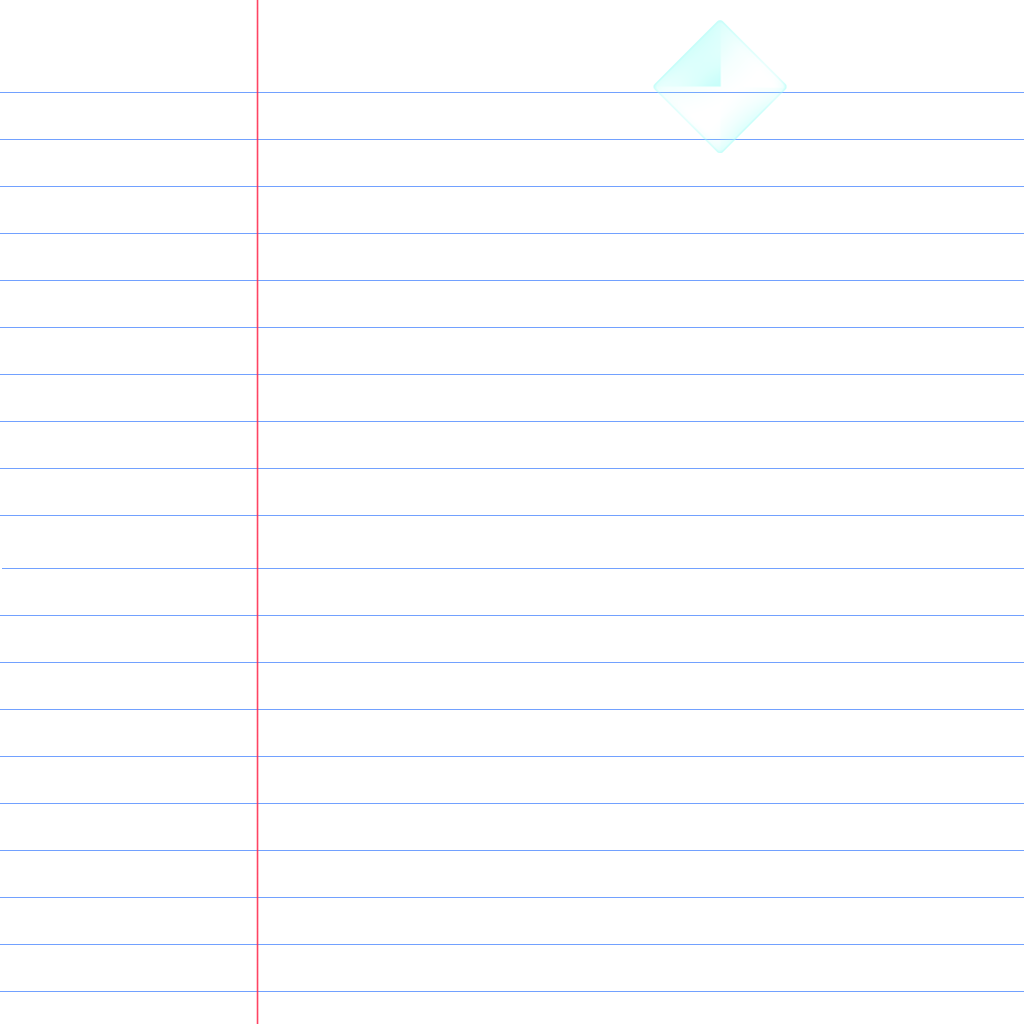
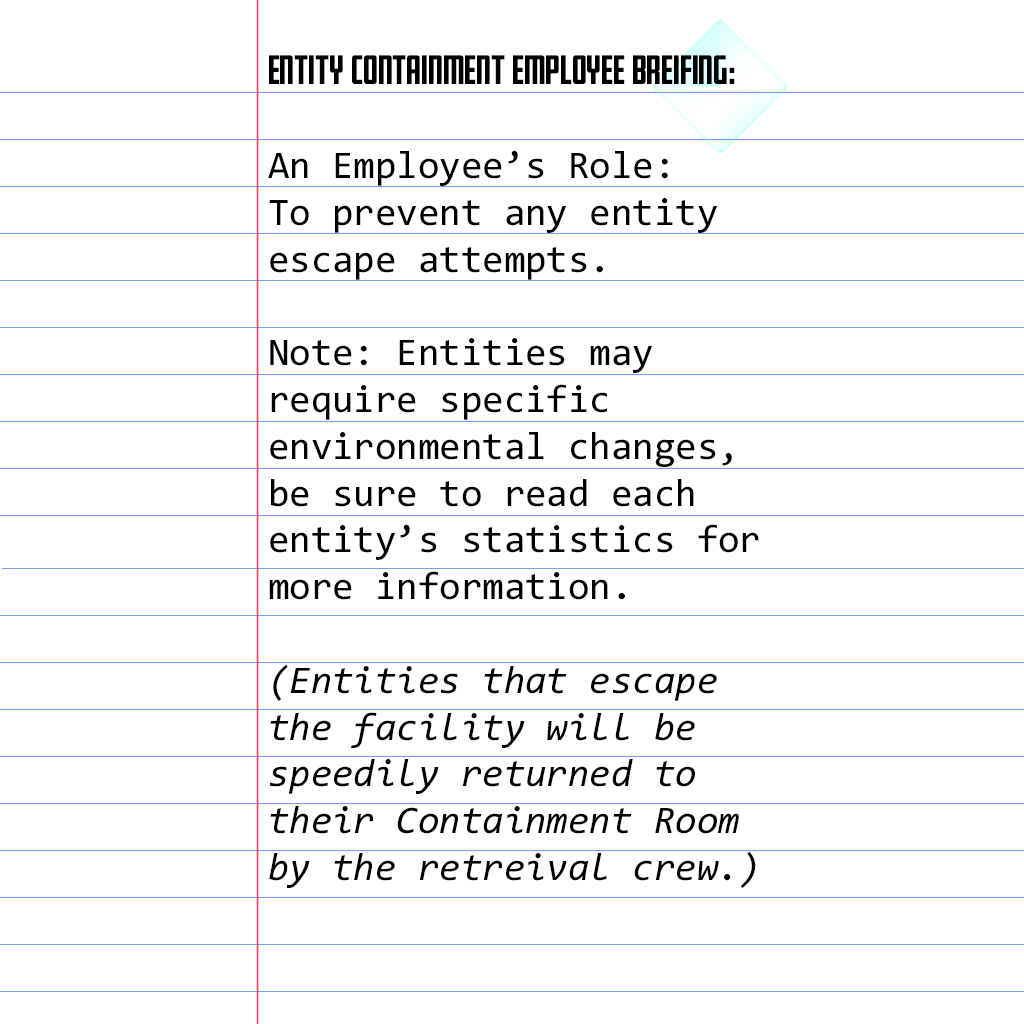
The second 1024px x 1024px image is a revision of the first. Changes to its layers:
added layer "Entity Containment Employee Breifing: An Employee’s Role: To" above "Controls: Keyboard: WASD to move Mouse to Look Around “E” t" over (268, 55, 759, 888)
moved "Layer 2" above "02_w" over (268, 55, 783, 888)
moved "02_w" above "Layer 1" over (653, 55, 783, 140)
